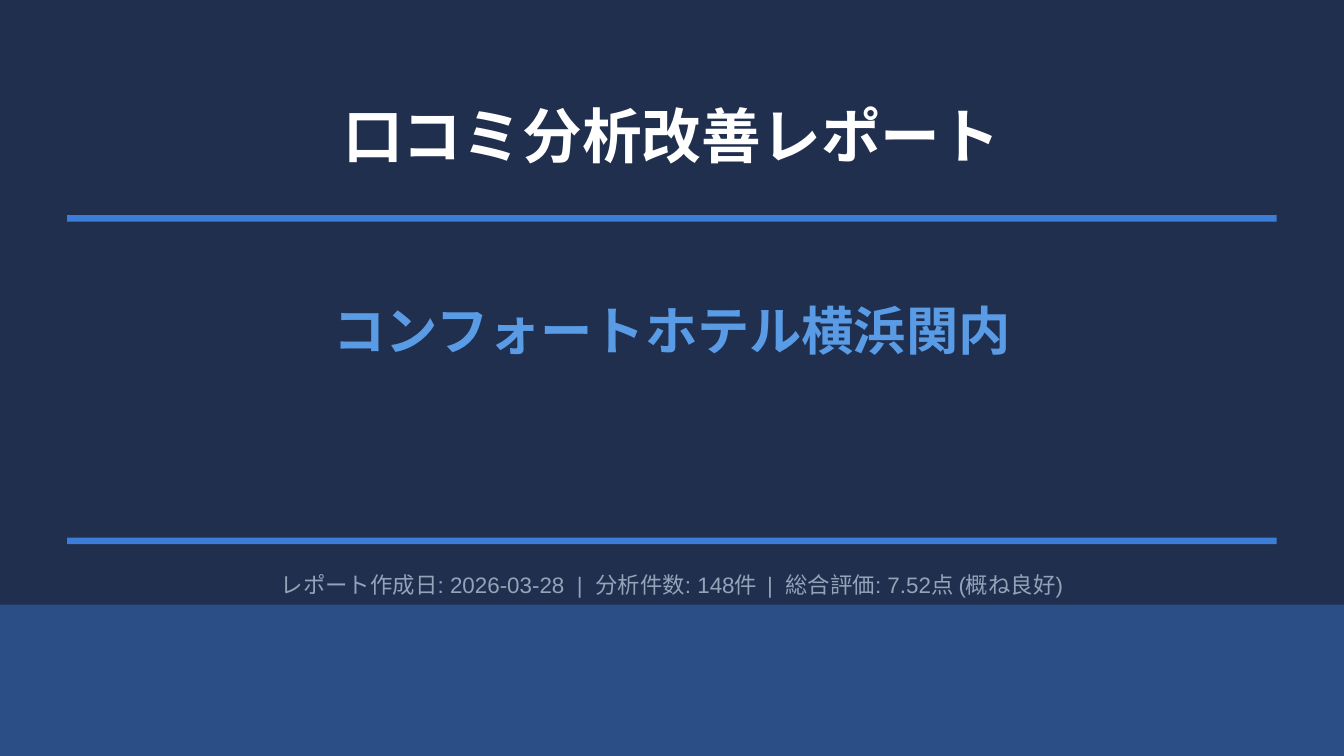
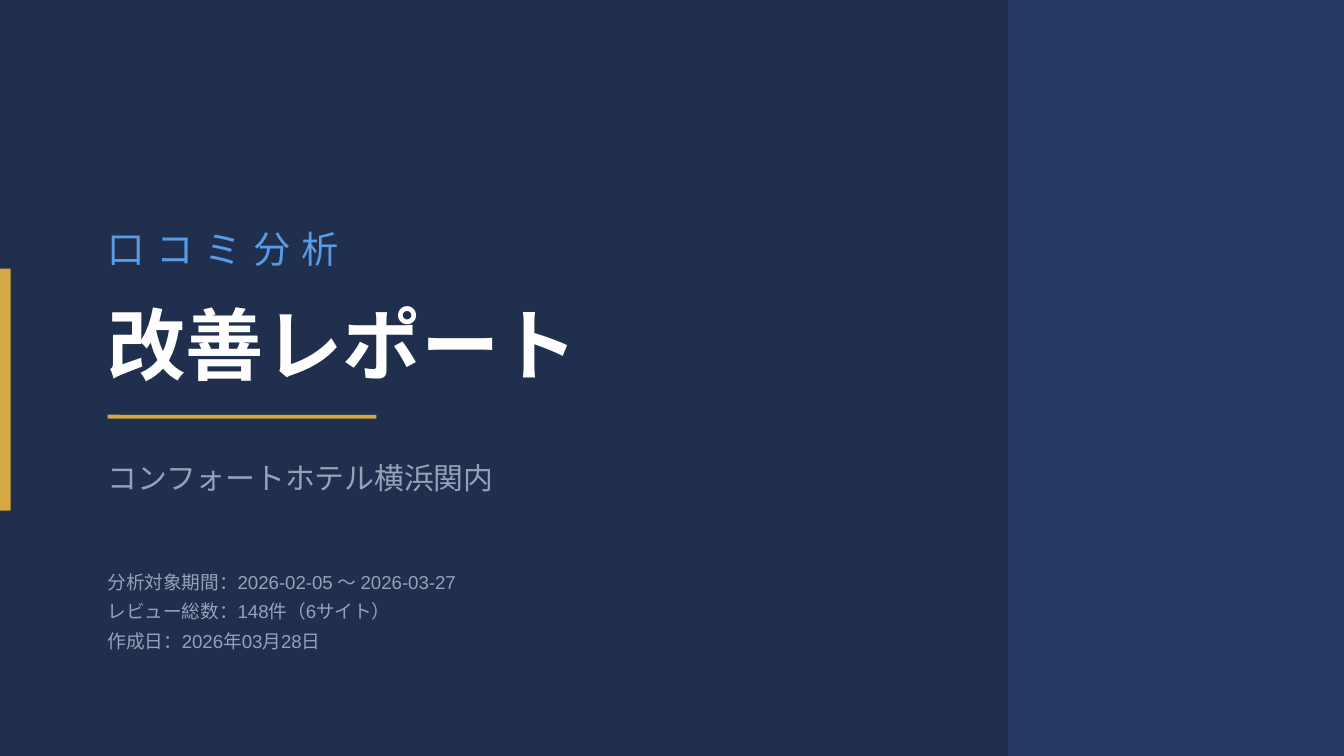
Before and after one commit to TAKAHASHIMITSUGU329/primechange-portal, a slide deck: slide 1 of 納品レポート/ホテル別レポート/comfort_yokohama_kannai_口コミ分析レポート.pptx. Drawn at 1344x756 pixels with LibreOffice and Linux fonts; fonts in the diff are those of the drawing. Boxes give left, top, right and bottom in pixels: in the first picture for what was removed or moved away, otherwise in the second. Text is boxed around its words. In the diff, an @@ line names an element or a change of style, - is before the commit and + after.

```diff
--- a/納品レポート/ホテル別レポート/comfort_yokohama_kannai_口コミ分析レポート.pptx
+++ b/納品レポート/ホテル別レポート/comfort_yokohama_kannai_口コミ分析レポート.pptx
@@ rectangle added at [1008, 0, 1344, 755], fill #3B7DD8 at 15% opacity @@
@@ rectangle removed at [67, 215, 1277, 222] @@
@@ text at [107, 231, 339, 266]: text changed; size 32 to 20 pt; text colour #FFFFFF to #5A9BE6; bold off @@
-口コミ分析改善レポート
+口コミ分析
@@ rectangle added at [0, 269, 11, 511], fill #D4A843 @@
@@ text added at [107, 306, 578, 381], 42 pt, text #FFFFFF, bold @@
+改善レポート
@@ line added from (108, 417) to (376, 417), #D4A843 2 pt @@
@@ text "コンフォートホテル横浜関内": place and size @@
-text "コンフォートホテル横浜関内" at [334, 305, 1011, 355]
+text "コンフォートホテル横浜関内" at [107, 464, 493, 492]
@@ text "コンフォートホテル横浜関内" at [107, 464, 493, 492]: size 28 to 16 pt, text colour #5A9BE6 to #94A3B8, bold off; alignment centre to left @@
@@ rectangle removed at [67, 538, 1277, 544] @@
@@ text at [107, 573, 456, 650]: text changed; size 12 to 10 pt @@
-レポート作成日: 2026-03-28 | 分析件数: 148件 | 総合評価: 7.52点 (概ね良好)
+分析対象期間：2026-02-05 〜 2026-03-27
+レビュー総数：148件（6サイト）
+作成日：2026年03月28日
@@ rectangle removed at [0, 605, 1344, 755] @@
```
Also in this commit, not shown: 1 other slide changed, 5 slides added, 6 slides removed, 37 other files.
